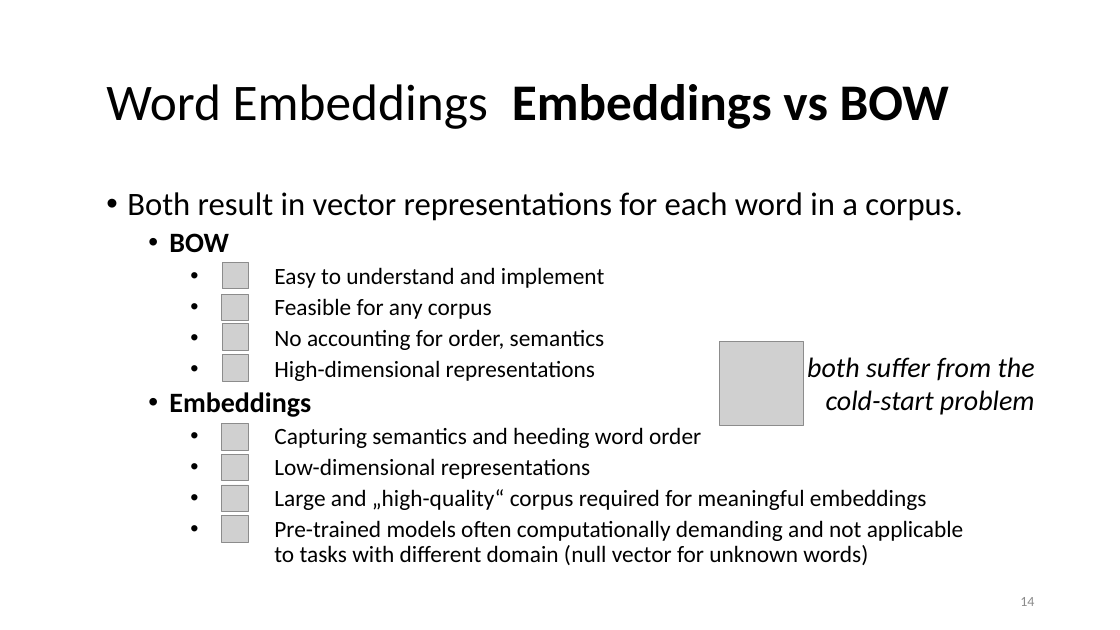
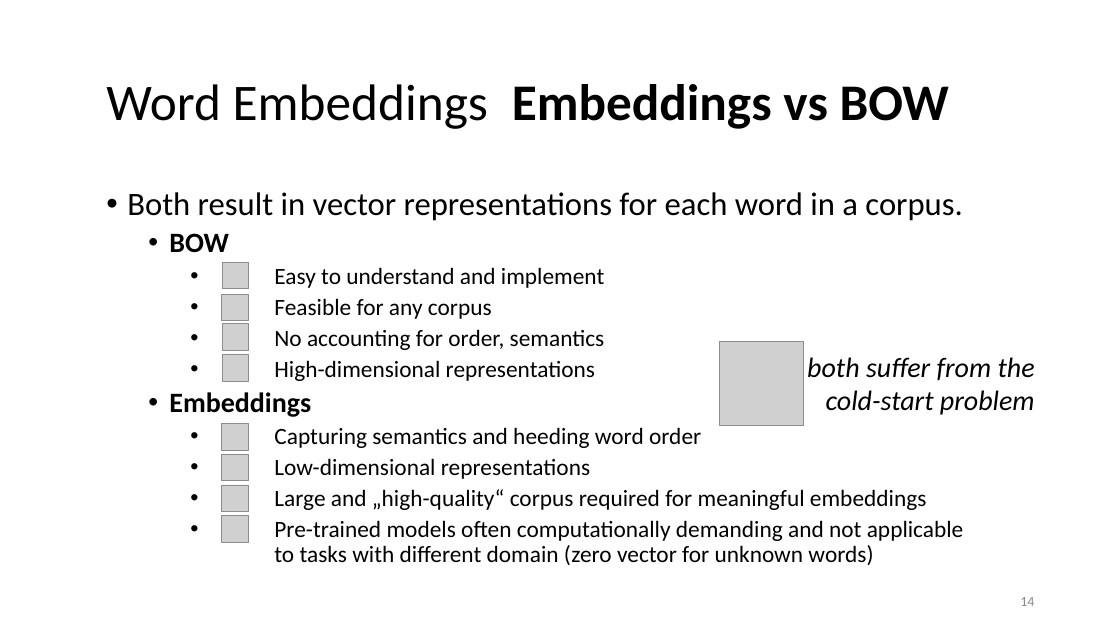
Before and after one commit to lisa-wm/consulting, a slide deck: slide 14 of 5_seminar/Contents_Part_02/slides/slides_II_3.pptx. Drawn at 1120x630 pixels with LibreOffice and Linux fonts; fonts in the diff are those of the drawing; grey boxes stand for pictures. Boxes give left, top, right and bottom in pixels: in the first picture for what was removed or moved away, otherwise in the second. Text is boxed around its words. In the diff, an @@ line names an element or a change of style, - is before the commit and + after.

```diff
--- a/5_seminar/Contents_Part_02/slides/slides_II_3.pptx
+++ b/5_seminar/Contents_Part_02/slides/slides_II_3.pptx
@@ text at bbox=[274, 520, 964, 565]: text changed @@
-    • Pre-trained models often computationally demanding and not applicable
-      to tasks with different domain (null vector for unknown words)
+    • Pre-trained models often computationally demanding and not applicable
+      to tasks with different domain (zero vector for unknown words)
```
Also in this commit, not shown: 6 other slides changed, 5 other files.
